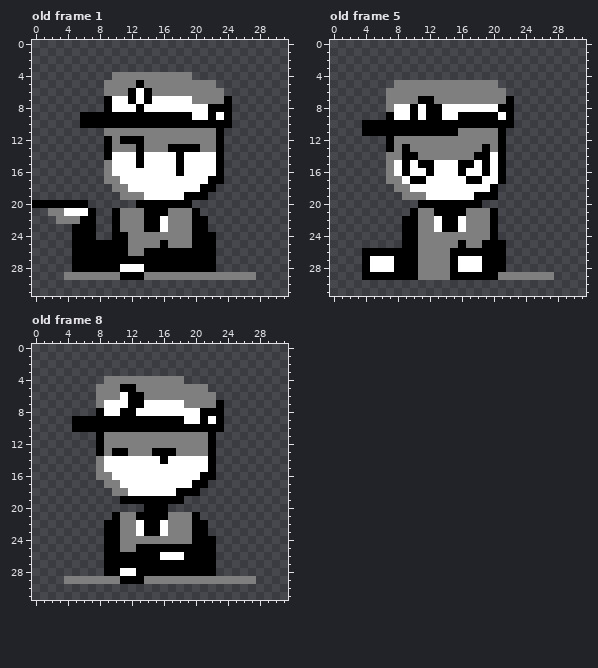
Pixel-art file, stored at Jamie_shopkeeper.aseprite. The first picture shows the starting point.
32x32 pixels, 9 frames. Shown: old frame 1, old frame 5, old frame 8. The commit also changed other frames, which this record leaves out.
The result:
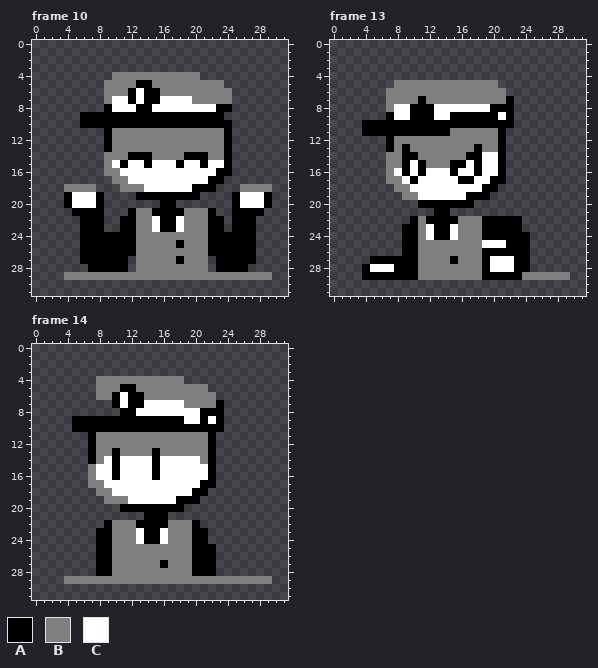
Palette (. is transparent): A #000000  B #7f7f7f  C #ffffff
A new or re-ordered frame is compared with the old frame closest to it.
What changed:
frames 9 -> 15
Changed rows in their new state; - is an unchanged pixel.
Frame 10 is new; against old frame 1:
first column x 0:
 4 --------------------B---------
 5 --------------A--------B------
 6 ---------------A--------B-----
 7 ---------B-----A--------B-----
 8 --------------A-------C-------
 9 --------------------AA-A.-----
11 ---------A-------------BA-----
12 -----------BBB---------BA-----
13 -------------B---BBBB--BA-----
14 ---------BBBA-ABBBBAAABBA-----
15 -----------A-CA------A-CA-----
16 ----------B-------C-----A-----
17 ---------.-B------------------
18 ----BBBB--.-BB------A-----BBBB
19 ----ACCCA--..AAAAAA--.---ACCCA
20 ....-CCCA----...--..-----ACCCA
21 --...AA-A-..A-B--AA-BBA--AAAA-
22 ---...--A-.AA-BCAAC-BBAA-AAA--
23 -----.--A-.AA-BCAAC-BBAA-AAA--
24 -----.--AA--A-------BB-AAAAA--
25 -----.------A---B-A-BB-AAAAA--
26 -----.------A-BBBBBBBB-AAAAA--
27 -----.------.BBBBB-BBB.AAAAA--
28 -----..----A.BBBBBBBBB.AAAA---
29 -----------BBB--------------BB
Frame 13 is new; against old frame 5:
first column x 4:
 7 --------B-----------------
 8 -------A-C------A---------
 9 -------A-C-A--------------
11 -----------B--------------
13 --------------AB----------
14 -------------A-C----------
15 ----B---BBBA-CAC----------
16 -------AC--AC-AC----------
17 -------C----A-C-A---------
18 ---------------A----------
19 -------C-----A--.---------
20 --------------.-----------
21 ------...--......---------
22 -----.--AA--B--A-AAA------
23 --------CA-CB--A-AAA------
24 --------CAAC---A-AAAA-----
25 ------------B--CCCAAA-----
26 .....------BBBB---AAA-----
27 .AAA--------BBB-CCCAA-----
28 -----------BBBB-CCCAA-----
29 -----------BBBB--AAA----BB
Frame 14 is new; against old frame 8:
first column x 7:
 4 -B---------------------
 6 ---A-------------------
 7 -..A-------------------
 8 -...-------------------
11 AB---------------------
12 AB---------------------
13 AB--B----BB------------
14 A--A----AC----B--------
15 BC-A----A--------------
16 BCCA----A-----C--------
17 BBCC---------C-A-------
18 -BBCC------CC-A--------
19 --BBBCCCCCC-AA---------
20 ----AAA---AA-----------
21 ---....---....---------
22 ---B--A--A----.--------
23 -A-B-------------------
24 -A-B--CAAC-----.-------
25 -A-B--BBBBBBB----------
26 -A-BBBBBBBBBB----------
27 -A-BBBBBB-BBB----------
28 -A-BBBBBBBBBB----------
29 ----BBB--------------BB
Where, in picture pixels (left, top, right, bottom), the same in both pictures:
changed: (32, 72, 272, 280)
changed: (362, 96, 570, 280)
changed: (88, 376, 216, 584)
added: (256, 576, 272, 584)
